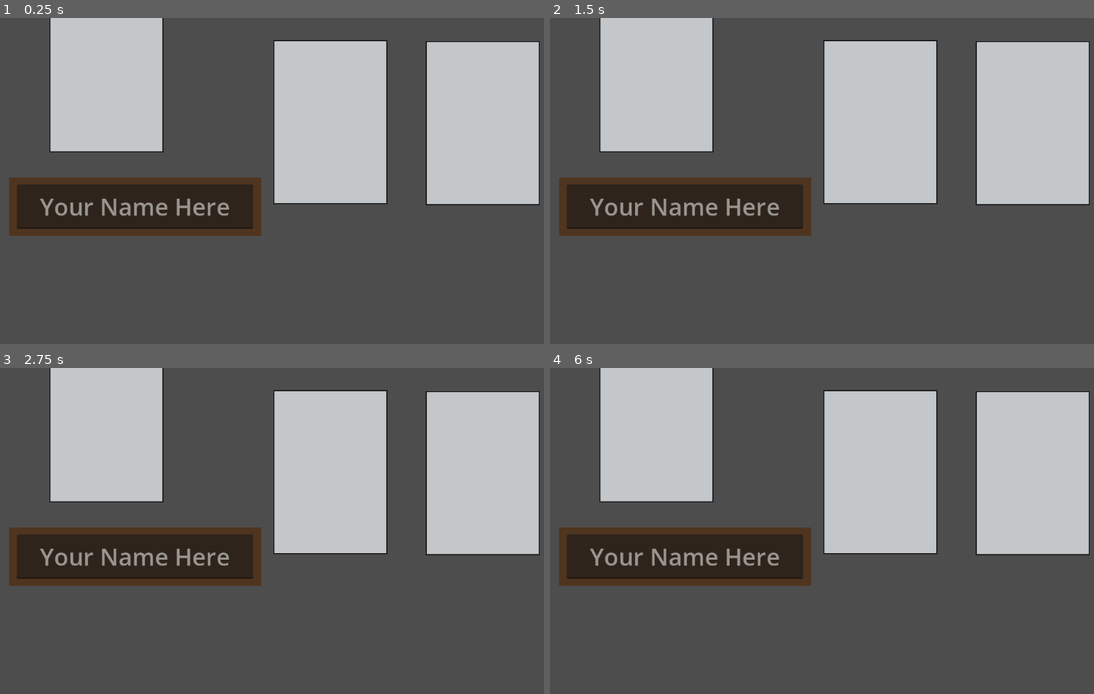
Above: before the commit, frames 1-4 (two rows, left to right).
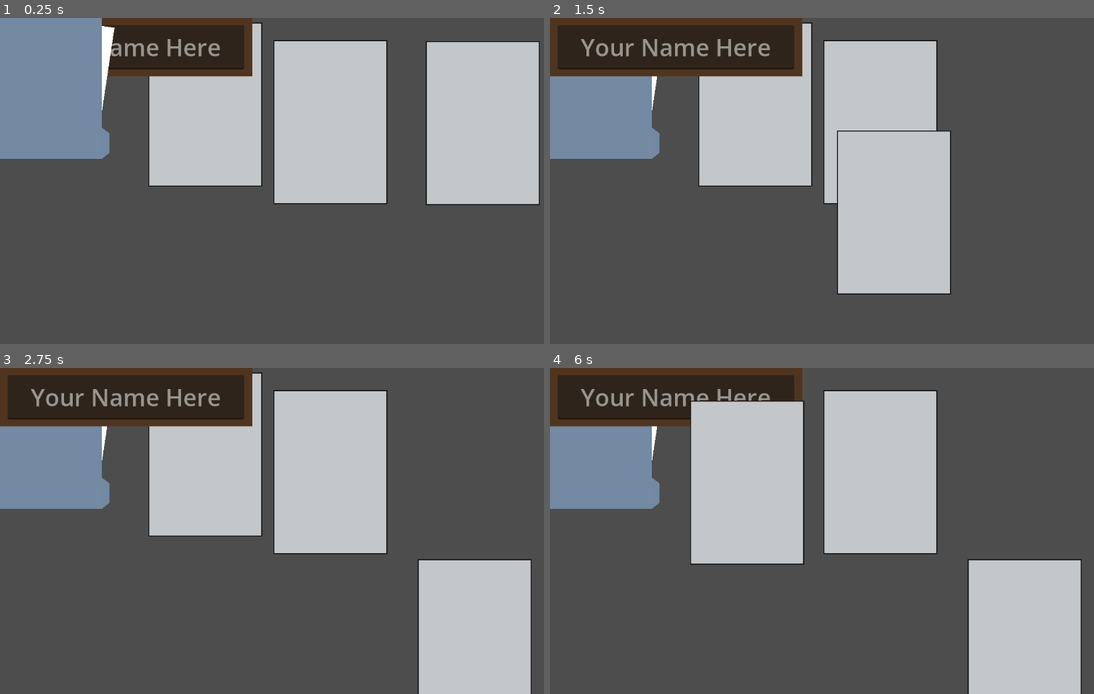
Above: after the commit, the same moments.

Repository: MilesTallia/tantalizing-tardigrades
Game: Godot game, scene res://Scenes/Game.tscn
Same seed, same stepped clock (60 frames per second), same inputs: the game is played once before the commit and once after it.
Inputs (mouse positions are in pixels of both pictures, inside the frame that each line leads up to):
- Up to frame 1 (0.25 s): no input
- Up to frame 2 (1.5 s): tap Enter (ui_accept) at 0.5 s; drag from (1034, 122) to (838, 181) at 0.52 s; drag from (658, 70) to (838, 181) at 1.27 s
- Up to frame 3 (2.75 s): tap Enter (ui_accept) at 2 s; move the mouse to (331, 472) at 2.02 s; click (331, 472) at 2.1 s
- Up to frame 4 (6 s): tap Enter (ui_accept) at 2.75, 3.5, 3.77, 4.25, 5 s; drag from (811, 596) to (664, 482) at 2.77 s; move the mouse to (1012, 579) at 3.52 s; click (1012, 579) at 3.6 s; drag from (664, 482) to (1012, 579) at 4.27 s; move the mouse to (870, 531) at 5.02 s; click (870, 531) at 5.1 s; drag from (751, 449) to (724, 547) at 5.77 s

The runs differ from the first frame. In frame 1, 29% of the frame differs, in the area x 0-49%, y 0-67%; in frame 2, 46%; in frame 3, 49%, in the area x 0-100%, y 0-100%; in frame 4, 47%.
Error before the commit: Invalid call. Nonexistent function 'chosenVal' in base 'CharacterBody2D'. (res://Scripts/DraggableIndexGetter.gd:14)

Commit message:
WIP: make folder and nameplate draggable

Diff:
--- /dev/null
+++ b/middle-mismanagement/Scenes/Folder.tscn
@@ -0,0 +1,39 @@
+[gd_scene load_steps=4 format=3 uid="uid://q31f515aqwhi"]
+
+[ext_resource type="Script" path="res://Scripts/Draggable.gd" id="1_x725s"]
+[ext_resource type="Script" path="res://Scripts/Folder.gd" id="1_yg38n"]
+
+[sub_resource type="RectangleShape2D" id="RectangleShape2D_bbfw1"]
+size = Vector2(218, 279)
+
+[node name="Folder" type="CharacterBody2D"]
+collision_layer = 2
+input_pickable = true
+script = ExtResource("1_x725s")
+
+[node name="Paper" type="ColorRect" parent="."]
+offset_left = 43.0
+offset_top = -8.0
+offset_right = 229.0
+offset_bottom = 239.0
+rotation = 0.148353
+
+[node name="Folder tab" type="Polygon2D" parent="."]
+color = Color(0.454902, 0.537255, 0.635294, 1)
+polygon = PackedVector2Array(202, 280, 217, 268, 217, 229, 202, 218)
+
+[node name="Folder body" type="ColorRect" parent="."]
+offset_right = 202.0
+offset_bottom = 280.0
+color = Color(0.45549, 0.538073, 0.635538, 1)
+
+[node name="Folder Script" type="Node" parent="."]
+script = ExtResource("1_yg38n")
+
+[node name="CollisionShape2D" type="CollisionShape2D" parent="."]
+position = Vector2(109, 139.5)
+shape = SubResource("RectangleShape2D_bbfw1")
+
+[connection signal="input_event" from="." to="." method="on_click"]
+[connection signal="mouse_entered" from="." to="." method="mouse_entered"]
+[connection signal="mouse_exited" from="." to="." method="mouse_exited"]
--- a/middle-mismanagement/Scenes/Game.tscn
+++ b/middle-mismanagement/Scenes/Game.tscn
@@ -4,7 +4,7 @@
 [ext_resource type="Script" path="res://Scripts/Game.gd" id="2"]
 [ext_resource type="PackedScene" uid="uid://j1o0vx3bjnn5" path="res://Scenes/Paper.tscn" id="3"]
 [ext_resource type="PackedScene" uid="uid://bspfi0c7qs6ve" path="res://Scenes/NamePlate.tscn" id="4_nl6na"]
-[ext_resource type="Script" path="res://Scripts/Paper.gd" id="4_vu3r5"]
+[ext_resource type="PackedScene" uid="uid://q31f515aqwhi" path="res://Scenes/Folder.tscn" id="6_hsayt"]
 
 [sub_resource type="CircleShape2D" id="1"]
 radius = 2.52616
@@ -21,21 +21,13 @@
 
 [node name="Paper2" parent="." instance=ExtResource("3")]
 position = Vector2(957, 209)
-input_pickable = true
-script = ExtResource("4_vu3r5")
 
 [node name="Paper3" parent="." instance=ExtResource("3")]
-position = Vector2(211, 104)
-input_pickable = true
-script = ExtResource("4_vu3r5")
+position = Vector2(407, 172)
 
 [node name="Paper" parent="." instance=ExtResource("3")]
 position = Vector2(655, 207)
-input_pickable = true
-script = ExtResource("4_vu3r5")
 
 [node name="NamePlate" parent="." instance=ExtResource("4_nl6na")]
-offset_left = 18.0
-offset_top = 317.0
-offset_right = 18.0
-offset_bottom = 317.0
+
+[node name="Folder" parent="." instance=ExtResource("6_hsayt")]
--- a/middle-mismanagement/Scenes/NamePlate.tscn
+++ b/middle-mismanagement/Scenes/NamePlate.tscn
@@ -1,9 +1,15 @@
-[gd_scene load_steps=2 format=3 uid="uid://bspfi0c7qs6ve"]
+[gd_scene load_steps=4 format=3 uid="uid://bspfi0c7qs6ve"]
 
+[ext_resource type="Script" path="res://Scripts/DragZoom.gd" id="1_7q3ed"]
 [ext_resource type="Script" path="res://Scripts/NamePlate.gd" id="1_t8dko"]
 
-[node name="NamePlate" type="LineEdit"]
-script = ExtResource("1_t8dko")
+[sub_resource type="RectangleShape2D" id="RectangleShape2D_misb8"]
+size = Vector2(498.298, 113.597)
+
+[node name="NamePlate" type="CharacterBody2D"]
+collision_layer = 2
+input_pickable = true
+script = ExtResource("1_7q3ed")
 
 [node name="ColorRect" type="ColorRect" parent="."]
 offset_right = 500.0
@@ -21,5 +27,10 @@
 alignment = 1
 script = ExtResource("1_t8dko")
 
+[node name="CollisionShape2D" type="CollisionShape2D" parent="."]
+visible = false
+position = Vector2(248.851, 58.2015)
+shape = SubResource("RectangleShape2D_misb8")
+
 [connection signal="mouse_entered" from="." to="." method="mouse_entered"]
 [connection signal="mouse_exited" from="." to="." method="mouse_exited"]
--- a/middle-mismanagement/Scenes/Paper.tscn
+++ b/middle-mismanagement/Scenes/Paper.tscn
@@ -8,6 +8,7 @@
 
 [node name="Paper" type="CharacterBody2D"]
 collision_layer = 2
+input_pickable = true
 script = ExtResource("1_c1cc0")
 
 [node name="Sprite2D" type="Sprite2D" parent="."]
--- /dev/null
+++ b/middle-mismanagement/Scripts/Folder.gd
@@ -0,0 +1,21 @@
+extends Node
+
+var open = false
+var hasPapers = true
+
+func on_click(viewport:Node, event:InputEvent, shape_idx:int) -> void:
+	if event is InputEventMouseButton:
+		if not event.is_pressed(): # on mouse up
+			if not open:
+				hasPapers = false
+				$Paper.visible = false
+				# TODO spawn papers
+			open = not open
+
+# Called when the node enters the scene tree for the first time.
+func _ready() -> void:
+	pass # Replace with function body.
+
+# Called every frame. 'delta' is the elapsed time since the previous frame.
+func _process(delta: float) -> void:
+	pass
